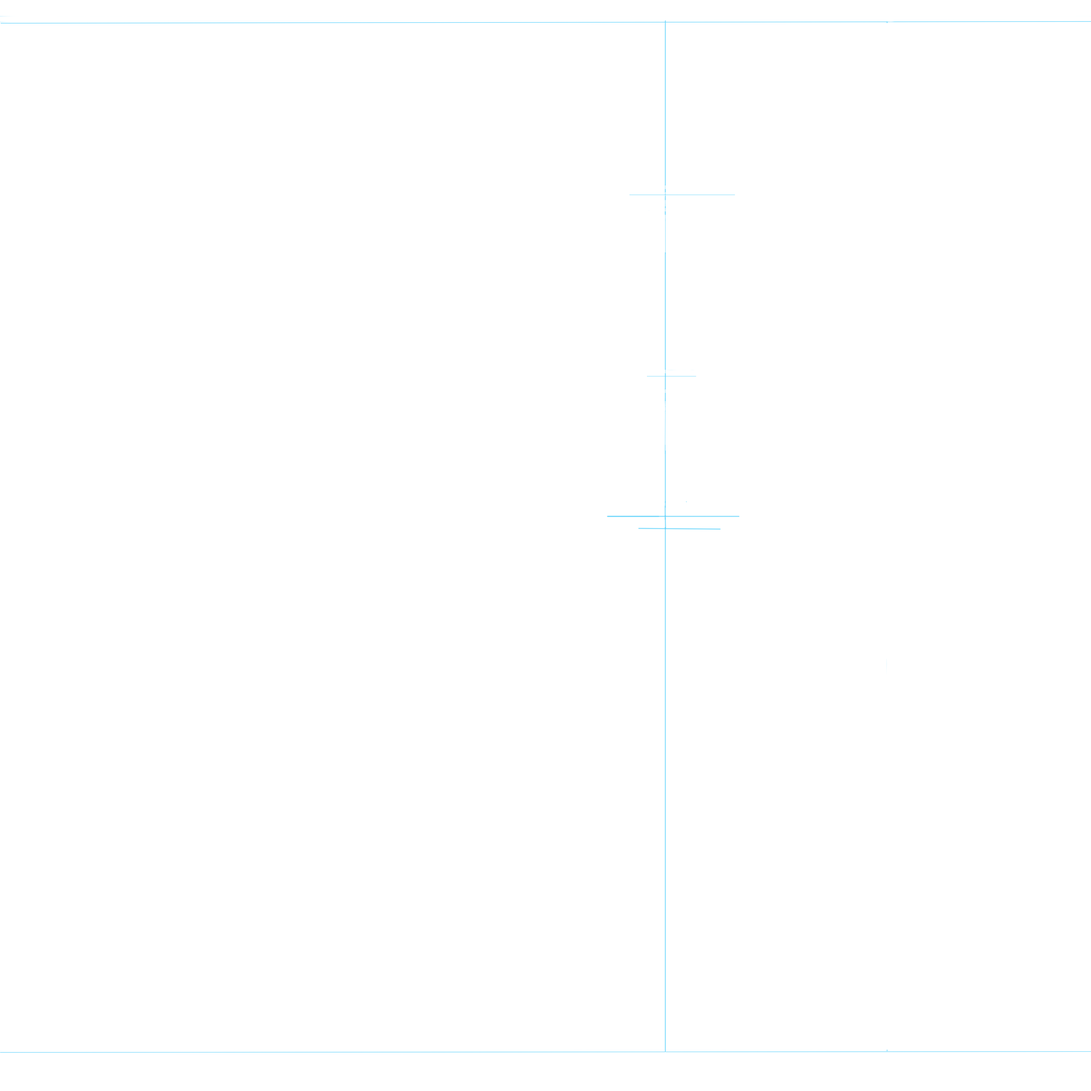
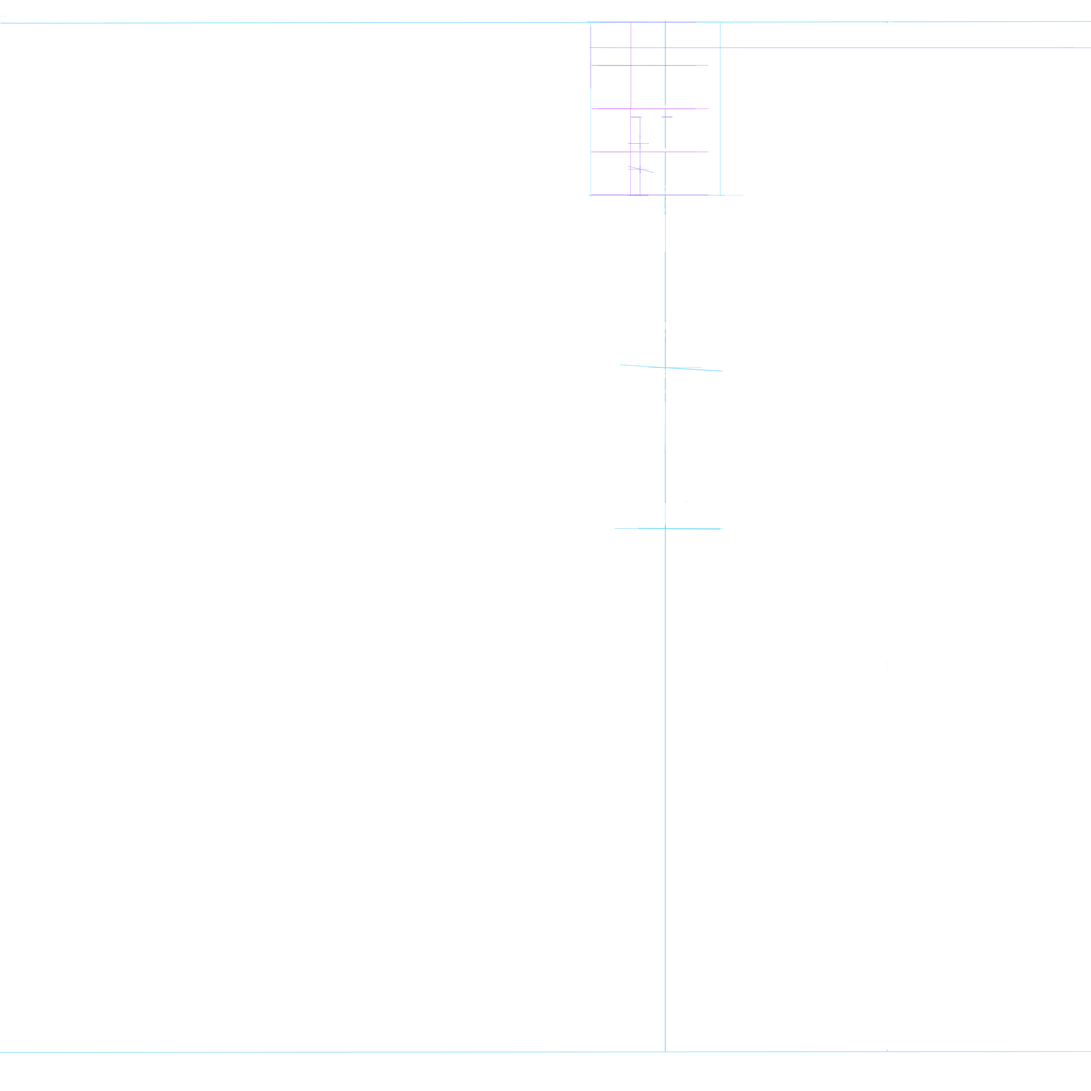
Layers edited between the first and the second 1091 × 1091 image:
added layer "Layer 13" above "Layer 12" over [627, 165, 655, 174]
added layer "Layer 12" above "Layer 11" over [619, 364, 723, 373]
added layer "Layer 10" above "Layer 9" over [589, 26, 1091, 89]
added layer "Layer 9" above "Layer 8" over [627, 116, 656, 196]
added layer "Layer 8" above "Layer 7" over [661, 116, 673, 118]
added layer "Layer 7" above "Layer 6" over [587, 21, 726, 198]
added layer "Layer 5" above "Layer 1" over [591, 21, 710, 196]
painted on "Layer 1" over [606, 103, 744, 1053]
